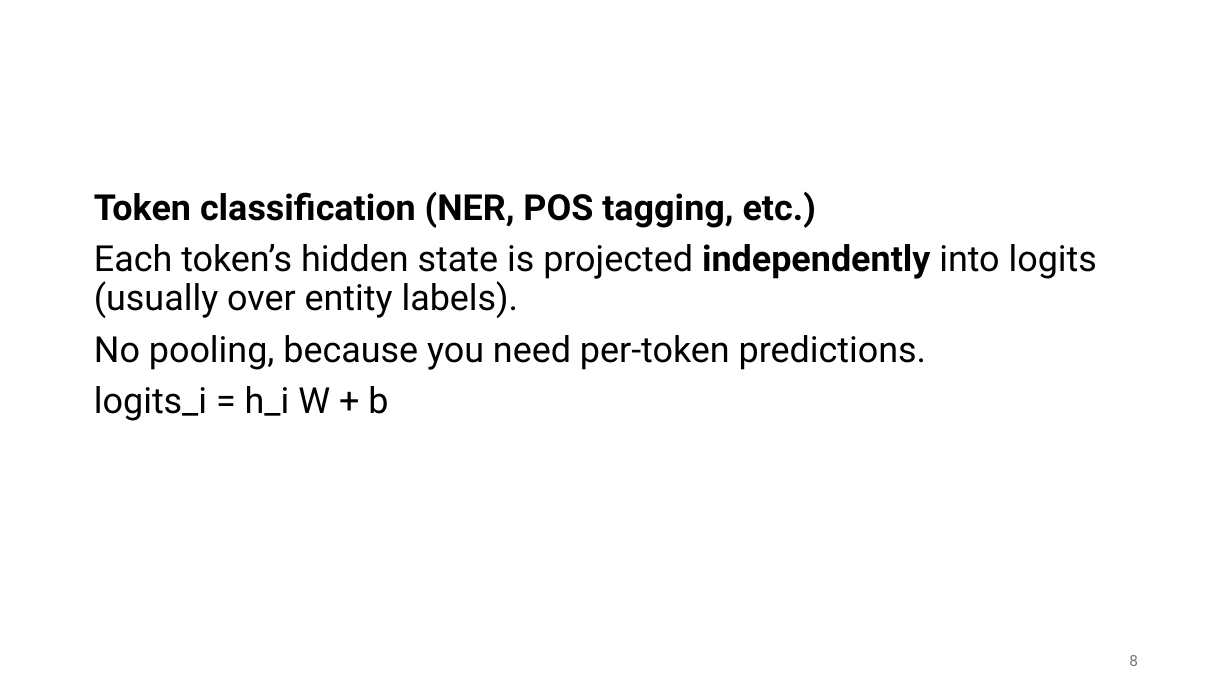
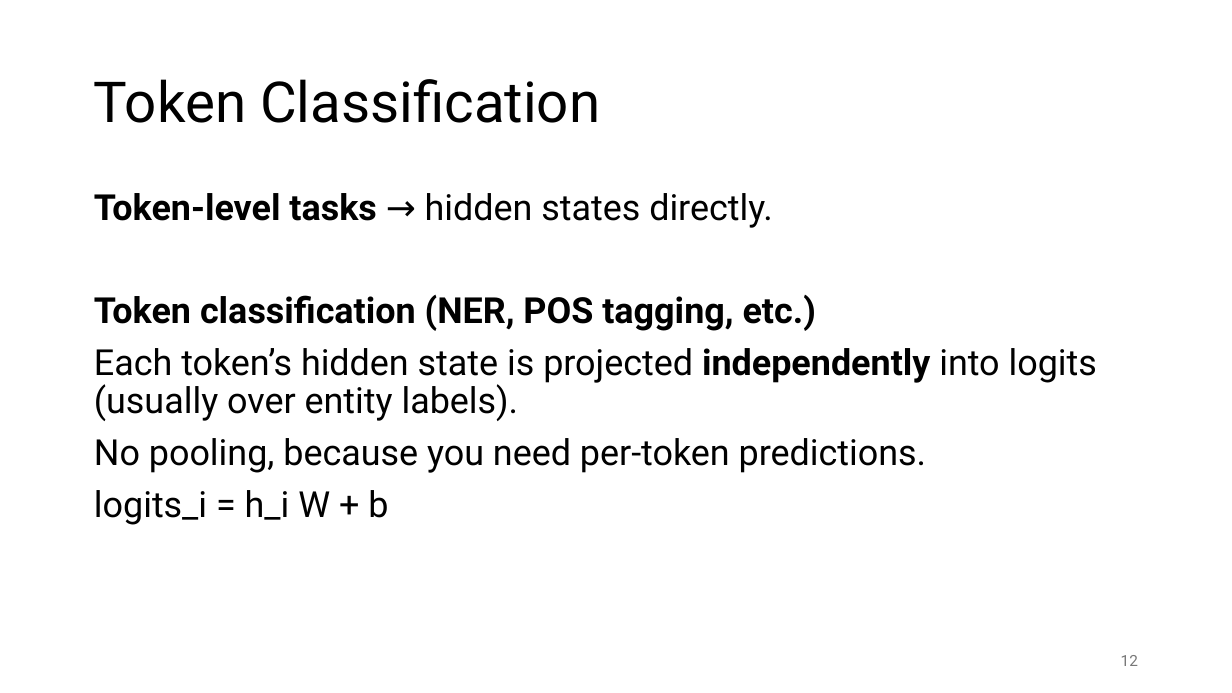
Before and after one commit to FelixWick/language_models, a slide deck: slide 12 of slides/5_finetuning.pptx (slide 8 before the commit). Drawn at 1232x693 pixels with LibreOffice and Linux fonts; fonts in the diff are those of the drawing. Boxes give left, top, right and bottom in pixels: in the first picture for what was removed or moved away, otherwise in the second. Text is boxed around its words. In the diff, an @@ line names an element or a change of style, - is before the commit and + after.

```diff
--- a/slides/5_finetuning.pptx
+++ b/slides/5_finetuning.pptx
@@ title added at (x1=94, y1=79, x2=600, y2=123), 44 pt, text #000000 @@
+Token Classification
@@ text at (x1=94, y1=193, x2=773, y2=228): paragraph added @@
+Token-level tasks → hidden states directly.
@@ page number at (x1=1121, y1=655, x2=1138, y2=666): text changed @@
-8
+12
```
Also in this commit, not shown: 9 other slides changed, 5 slides removed.
